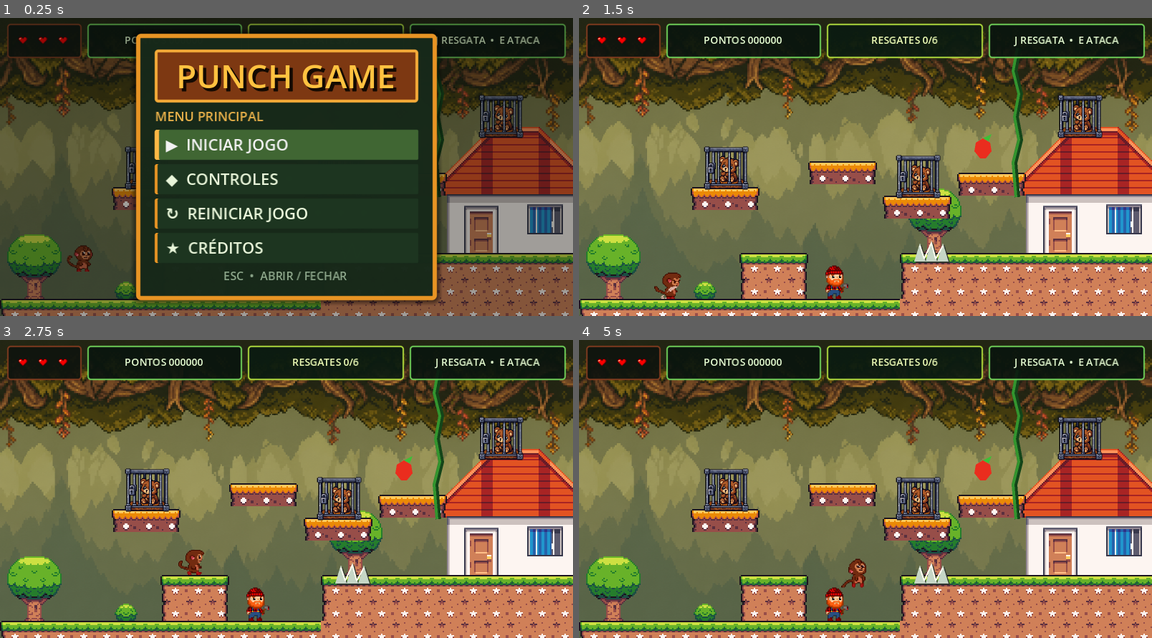
Above: before the commit, frames 1-4 (two rows, left to right).
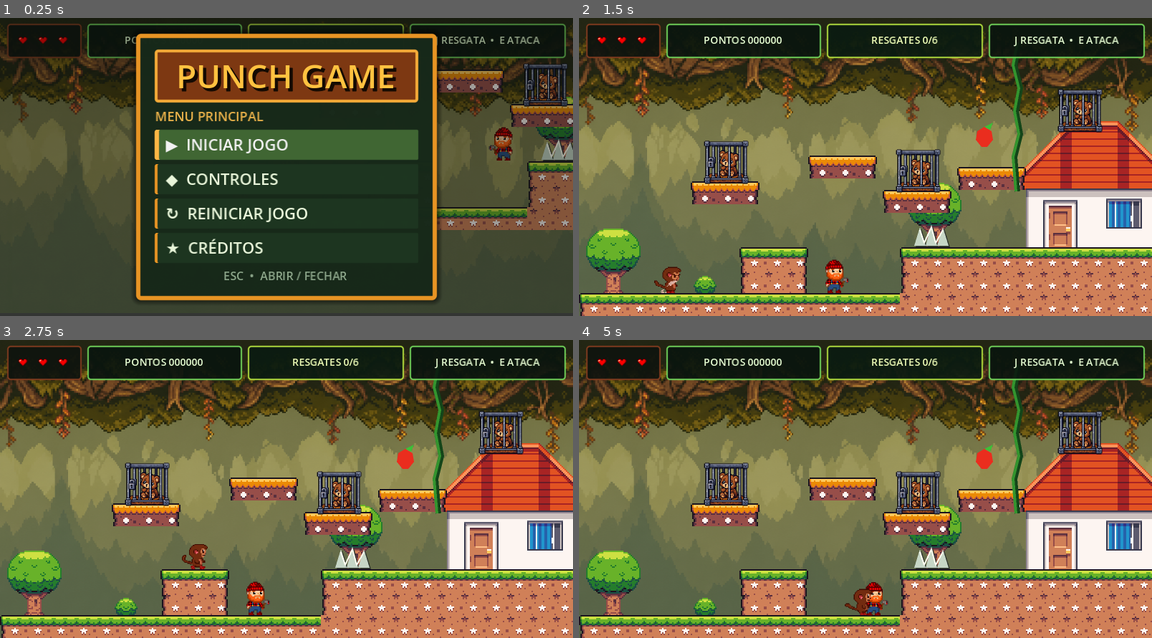
Above: after the commit, the same moments.

Repository: JhosefyRocha/PunchGame
Game: Godot game, scene res://PrimeiraCena.tscn
The game is run twice, just before and just after one commit, with the same random seed, the same clock (stepped at 60 frames per second) and the same inputs.
Inputs:
- Up to frame 1 (0.25 s): no input
- Up to frame 2 (1.5 s): click "↻ REINICIAR JOGO" at 0.5 s; tap Enter (ui_accept) at 1.25 s; hold D (right) from 1.28 s (still down); tap E (attack) at 1.35 s
- Up to frame 3 (2.75 s): keep holding D (right); tap Space (jump) at 1.52, 2.27 s; tap J (interact) at 2.1 s
- Up to frame 4 (5 s): release D (right) at 2.78 s; hold A (left) 2.78-3.53 s; tap E (attack) at 2.85, 4.35 s; hold D (right) from 3.53 s (still down); tap J (interact) at 3.6 s; tap Space (jump) at 3.77, 4.52 s

The runs differ from the first frame. In frame 1, 26% of the frame differs, in the area x 0-100%, y 4-100%; in frame 2, 22%; in frame 3, 22%; in frame 4, 22%.

Commit message:
feat(level-bounds): adiciona limites de camera e paredes invisiveis por fase

Diff:
--- a/PrimeiraCena.tscn
+++ b/PrimeiraCena.tscn
@@ -21,6 +21,9 @@
 [ext_resource type="PackedScene" path="res://entities/checkpoint.tscn" id="18_checkpoint"]
 [ext_resource type="PackedScene" path="res://entities/moving_platform.tscn" id="19_moving"]
 [ext_resource type="Script" uid="uid://cxfo33j1sjfqk" path="res://entities/phase_1_extension.gd" id="20_extension"]
+[ext_resource type="PackedScene" path="res://entities/level_bounds.tscn" id="21_bounds"]
+[ext_resource type="AudioStream" uid="uid://bphase01ogg" path="res://sounds/phase_01.ogg" id="22_music"]
+[ext_resource type="Script" uid="uid://4bkm6q1n4uaj" path="res://entities/level_music.gd" id="22_music_script"]
 
 [node name="Game" type="Node2D" unique_id=2002910798]
 
@@ -60,7 +63,7 @@
 [node name="GameMenu" parent="." unique_id=726246469 instance=ExtResource("5_menu")]
 visible = false
 
-[node name="LevelMusic" type="AudioStreamPlayer" parent="."]
+[node name="LevelMusic" type="AudioStreamPlayer" parent="." unique_id=1982030605]
 stream = ExtResource("22_music")
 volume_db = -10.0
 script = ExtResource("22_music_script")
@@ -71,17 +74,23 @@
 [node name="ChallengeObstacles" type="Node2D" parent="." unique_id=513504343]
 
 [node name="SpikeA" parent="ChallengeObstacles" unique_id=499906470 instance=ExtResource("13_spike")]
-position = Vector2(246, 160)
-
-[node name="SpikeC" parent="ChallengeObstacles" unique_id=549479190 instance=ExtResource("13_spike")]
-position = Vector2(420, 160)
+position = Vector2(246, 153)
 
 [node name="Lenhador" parent="ChallengeObstacles" unique_id=1700031174 instance=ExtResource("16_logger")]
-position = Vector2(205, 160)
+position = Vector2(205, 148)
 patrol_distance = 24.0
 
 [node name="Fruit" parent="ChallengeObstacles" unique_id=1005418112 instance=ExtResource("17_fruit")]
+position = Vector2(283, 83)
+
+[node name="Fruit" parent="ChallengeObstacles/Fruit" unique_id=403030949 instance=ExtResource("17_fruit")]
 position = Vector2(282, 87)
+
+[node name="Fruit2" parent="ChallengeObstacles" unique_id=1099817504 instance=ExtResource("17_fruit")]
+position = Vector2(900, 135)
+
+[node name="Fruit" parent="ChallengeObstacles/Fruit2" unique_id=455638674 instance=ExtResource("17_fruit")]
+position = Vector2(445, 72)
 
 [node name="RooftopRoute" type="Node2D" parent="." unique_id=442553227]
 
@@ -428,6 +437,9 @@
 
 [node name="GameplayHUD" parent="." unique_id=672482333 instance=ExtResource("11_hud")]
 
+[node name="LevelBounds" parent="." unique_id=1975954777 instance=ExtResource("21_bounds")]
+bounds = Rect2(0, 0, 3520, 208)
+
 [node name="PhaseTransition" parent="." unique_id=1806634267 instance=ExtResource("9_transition")]
 visible = false
 fade_color = Color(0.075, 0.09, 0.035, 1)
--- /dev/null
+++ b/entities/level_bounds.gd
@@ -0,0 +1,123 @@
+@tool
+extends Node2D
+class_name LevelBounds
+
+## Delimita a area jogavel de uma fase. Resolve tres coisas de uma vez:
+##
+## 1. Limites da `Camera2D` do jogador -- a camera da `player.tscn` nao define
+##    `limit_right`, entao sem isto ela rola ate o infinito a direita.
+## 2. Paredes invisiveis nas bordas -- limite de camera segura a VISAO, nao o
+##    corpo; sem parede o jogador continua andando para fora do mapa.
+## 3. Uma faixa de queda no fundo -- cair em um vao sem agua custa uma vida em
+##    vez de despencar para sempre.
+##
+## Coloque um no destes por fase e ajuste `bounds` para cobrir o cenario.
+
+## Retangulo jogavel em coordenadas globais. A altura deve ser >= a altura da
+## viewport (208 px neste projeto), senao o intervalo vertical da camera fica
+## degenerado e o enquadramento salta.
+@export var bounds := Rect2(0.0, 0.0, 1280.0, 208.0):
+	set(value):
+		bounds = value
+		queue_redraw()
+
+@export var wall_thickness := 16.0
+## Quanto abaixo de `bounds` a faixa de queda fica, e quanto as paredes se
+## estendem acima/abaixo para nao deixar brecha nos cantos.
+@export var fall_margin := 48.0
+@export var build_walls := true
+@export var build_fall_catch := true
+
+const WORLD_LAYER := 1
+const PLAYER_LAYER := 4
+
+
+func _ready() -> void:
+	queue_redraw()
+	if Engine.is_editor_hint():
+		return
+
+	if build_walls:
+		_build_wall(bounds.position.x - wall_thickness * 0.5)
+		_build_wall(bounds.end.x + wall_thickness * 0.5)
+	if build_fall_catch:
+		_build_fall_catch()
+
+	# O jogador entra no grupo "player" no proprio `_ready()`, e ele nem sempre
+	# vem antes deste no na arvore (a fase 1 chama o no de "CharacterBody2D", a
+	# fase 2 de "Player"). Adiar tira a ordem da equacao.
+	_apply_camera_limits.call_deferred()
+
+
+func _apply_camera_limits() -> void:
+	var camera := _find_player_camera()
+	if camera == null:
+		push_warning("LevelBounds: nenhuma Camera2D encontrada no jogador; limites nao aplicados.")
+		return
+
+	camera.limit_left = int(bounds.position.x)
+	camera.limit_top = int(bounds.position.y)
+	camera.limit_right = int(bounds.end.x)
+	camera.limit_bottom = int(bounds.end.y)
+	camera.reset_smoothing()
+
+
+func _find_player_camera() -> Camera2D:
+	var player := get_tree().get_first_node_in_group(&"player")
+	if player == null:
+		return null
+	for child in player.get_children():
+		if child is Camera2D:
+			return child
+	return null
+
+
+func _build_wall(center_x: float) -> void:
+	var height := bounds.size.y + fall_margin * 2.0
+	var wall := StaticBody2D.new()
+	wall.name = "BoundsWall"
+	wall.collision_layer = WORLD_LAYER
+	wall.collision_mask = 0
+	wall.global_position = Vector2(center_x, bounds.position.y + bounds.size.y * 0.5)
+
+	var shape := RectangleShape2D.new()
+	shape.size = Vector2(wall_thickness, height)
+	var collision := CollisionShape2D.new()
+	collision.shape = shape
+	wall.add_child(collision)
+	add_child(wall)
+
+
+func _build_fall_catch() -> void:
+	var catcher := Area2D.new()
+	catcher.name = "FallCatch"
+	catcher.collision_layer = 0
+	catcher.collision_mask = PLAYER_LAYER
+	catcher.monitorable = false
+	catcher.global_position = Vector2(
+		bounds.position.x + bounds.size.x * 0.5,
+		bounds.end.y + fall_margin
+	)
+
+	var shape := RectangleShape2D.new()
+	shape.size = Vector2(bounds.size.x + wall_thickness * 2.0, 32.0)
+	var collision := CollisionShape2D.new()
+	collision.shape = shape
+	catcher.add_child(collision)
+	catcher.body_entered.connect(_on_fall_catch_body_entered)
+	add_child(catcher)
+
+
+func _on_fall_catch_body_entered(body: Node2D) -> void:
+	if body.has_method(&"take_damage"):
+		body.take_damage()
+	elif body.has_method(&"die"):
+		body.die()
+
+
+func _draw() -> void:
+	# Guia so de editor: mostra o retangulo jogavel para posicionar o cenario.
+	if not Engine.is_editor_hint():
+		return
+	var local := Rect2(bounds.position - global_position, bounds.size)
+	draw_rect(local, Color(0.35, 0.9, 0.55, 0.85), false, 2.0)
--- /dev/null
+++ b/entities/level_bounds.tscn
@@ -0,0 +1,6 @@
+[gd_scene load_steps=2 format=3]
+
+[ext_resource type="Script" path="res://entities/level_bounds.gd" id="1_bounds"]
+
+[node name="LevelBounds" type="Node2D"]
+script = ExtResource("1_bounds")
--- a/entities/player.tscn
+++ b/entities/player.tscn
@@ -195,7 +195,7 @@
 
 [node name="CharacterBody2D" type="CharacterBody2D" unique_id=381482022 groups=["player"]]
 collision_layer = 4
-collision_mask = 3
+collision_mask = 1
 script = ExtResource("1_merdl")
 
 [node name="AnimatedSprite2D" type="AnimatedSprite2D" parent="." unique_id=699346994]
@@ -209,7 +209,7 @@
 frame_progress = 0.85634714
 
 [node name="CollisionShape2D" type="CollisionShape2D" parent="." unique_id=1577564333]
-position = Vector2(2.5, 0.5)
+position = Vector2(0, 0.5)
 shape = SubResource("RectangleShape2D_8rie4")
 
 [node name="AttackHitbox" type="Area2D" parent="." unique_id=126085018]
@@ -223,9 +223,8 @@
 
 [node name="Camera2D" type="Camera2D" parent="." unique_id=515548357]
 position = Vector2(0, 1)
-limit_left = 0
-limit_top = 0
-limit_bottom = 200
+limit_bottom = 208
+limit_smoothed = true
 position_smoothing_enabled = true
 
 [node name="PunchSwingSound" type="AudioStreamPlayer" parent="." unique_id=426109339]
